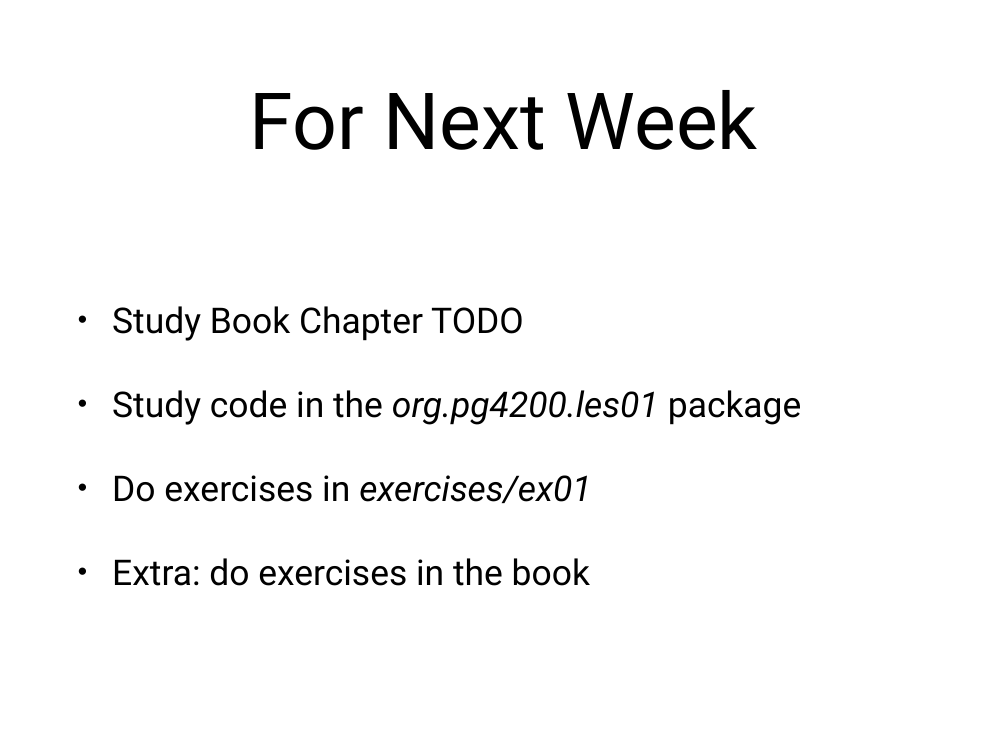
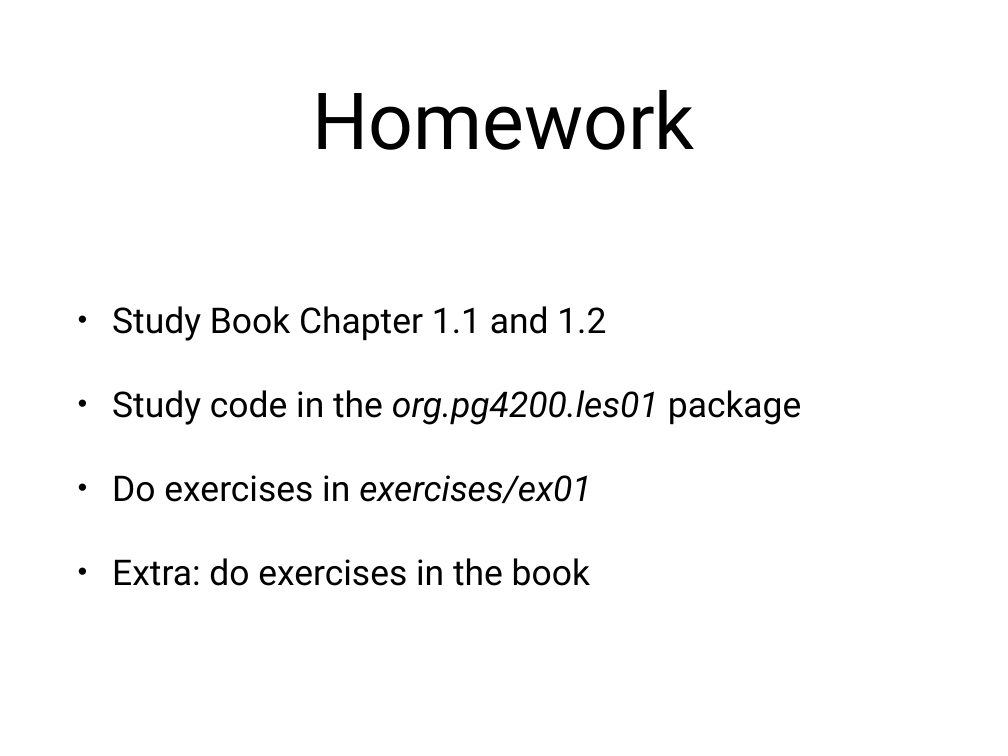
Before and after one commit to arcuri82/algorithms, a slide deck: slide 31 of docs/slides/01/01_intro.pptx (slide 21 before the commit). Drawn at 1008x756 pixels with LibreOffice and Linux fonts; fonts in the diff are those of the drawing. Boxes give left, top, right and bottom in pixels: in the first picture for what was removed or moved away, otherwise in the second. Text is boxed around its words. In the diff, an @@ line names an element or a change of style, - is before the commit and + after.

```diff
--- a/docs/slides/01/01_intro.pptx
+++ b/docs/slides/01/01_intro.pptx
@@ title at box(313, 90, 695, 150): text changed @@
-For Next Week
+Homework
@@ text at box(112, 306, 606, 341): text changed @@
-• Study Book Chapter TODO
+• Study Book Chapter 1.1 and 1.2
```
Also in this commit, not shown: 8 other slides changed, 12 slides added, 2 slides removed, 1 other file.
